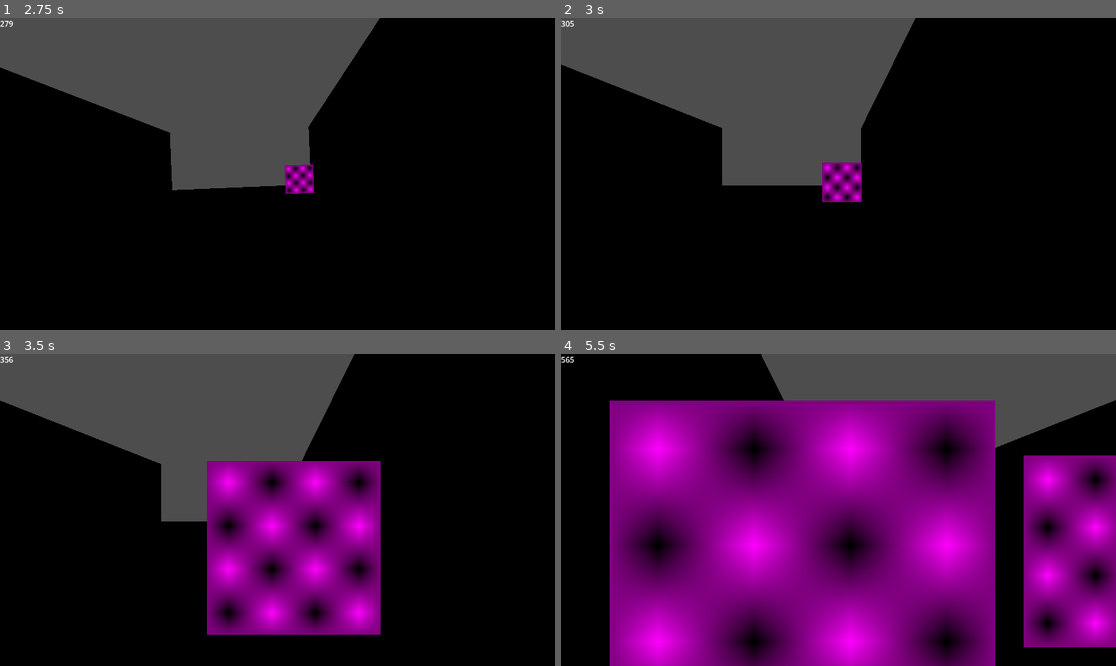
Above: before the commit, frames 1-4 (two rows, left to right).
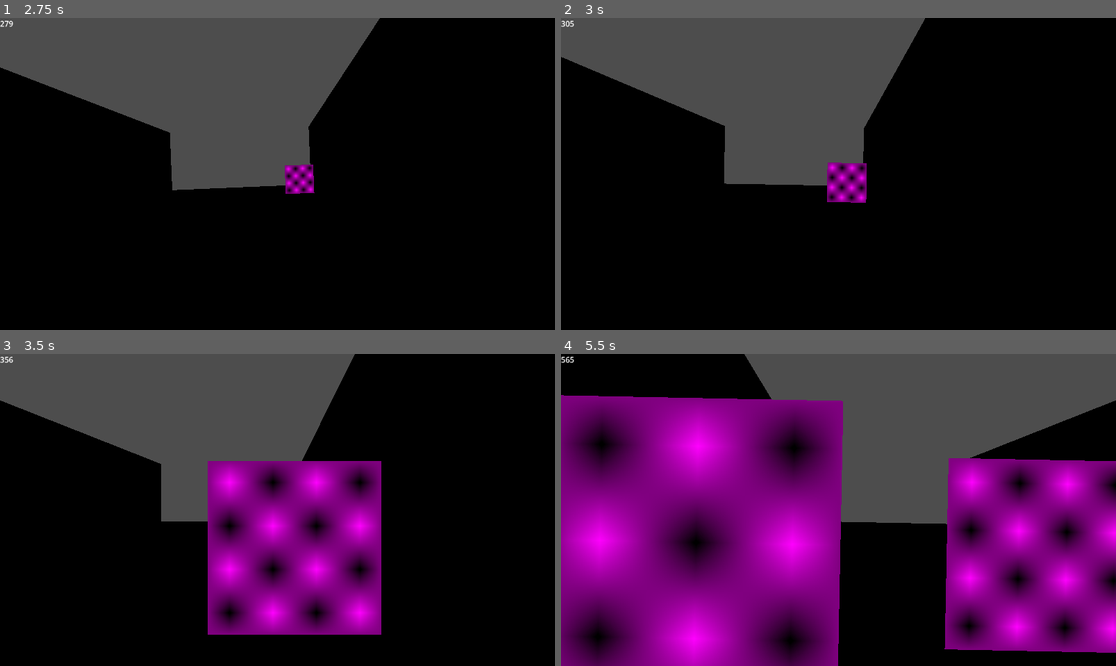
Above: after the commit, the same moments.

Repository: DogeMastr/POV-22
Game: Godot game, scene res://Scenes/Main_level.tscn
Two runs of this game, one before a commit and one after it. Both use one fixed random seed, a clock stepped at 60 frames per second and the inputs below. This scene is started directly instead of the project's main scene.
Inputs (mouse positions are in pixels of both pictures, inside the frame that each line leads up to):
- Up to frame 1 (2.75 s): move the mouse to (399, 158) at 0.52 s; hold D (move_right) 0.53-1.28 s; click (399, 158) at 0.6 s; move the mouse to (166, 189) at 1.27 s; hold A (move_left) 1.28-2.03 s; right-click (166, 189) at 1.35 s; move the mouse to (333, 105) at 2.02 s; hold D (move_right) from 2.03 s (still down); click (333, 105) at 2.1 s
- Up to frame 2 (3 s): keep holding D (move_right); move the mouse to (810, 236) at 2.77 s; right-click (810, 236) at 2.85 s
- Up to frame 3 (3.5 s): keep holding D (move_right)
- Up to frame 4 (5.5 s): move the mouse to (1005, 556) at 3.52 s; release D (move_right) at 3.53 s; hold A (move_left) from 3.53 s (still down); click (1005, 556) at 3.6 s; move the mouse to (672, 463) at 4.27 s; right-click (672, 463) at 4.35 s; move the mouse to (866, 510) at 5.02 s; click (866, 510) at 5.1 s

Frame 1 is identical in both runs. In frame 2, 1.8% of the frame differs, in the area x 0-66%, y 0-60%; in frame 3, 0.2%; in frame 4, 63%, in the area x 0-100%, y 0-100%.

Commit message:
testing player movement

Diff:
--- a/Scripts/player.gd
+++ b/Scripts/player.gd
@@ -16,12 +16,13 @@
 	if hori_input != 0:
 		velocity.x += speed * hori_input * delta
 
+	velocity.x = clampf(velocity.x, -7.0, 7)
 	velocity.x = move_toward(velocity.x, 0, deceleration * delta)
 
 	position.x = clampf(position.x, -(size_of_street/2 - collision.shape.size.x), size_of_street/2 - collision.shape.size.x)
 
 	if (position.x <= -(size_of_street/2 - collision.shape.size.x) and hori_input != 1) or (position.x >= size_of_street/2 - collision.shape.size.x and hori_input != -1):
-		velocity.x = 0
+		velocity.x = -velocity.x *.5
 
 	cam.transform.basis = Basis()
 	cam.rotate_object_local(Vector3.FORWARD, clampf(velocity.x/50, deg_to_rad(-10), deg_to_rad(10)))
